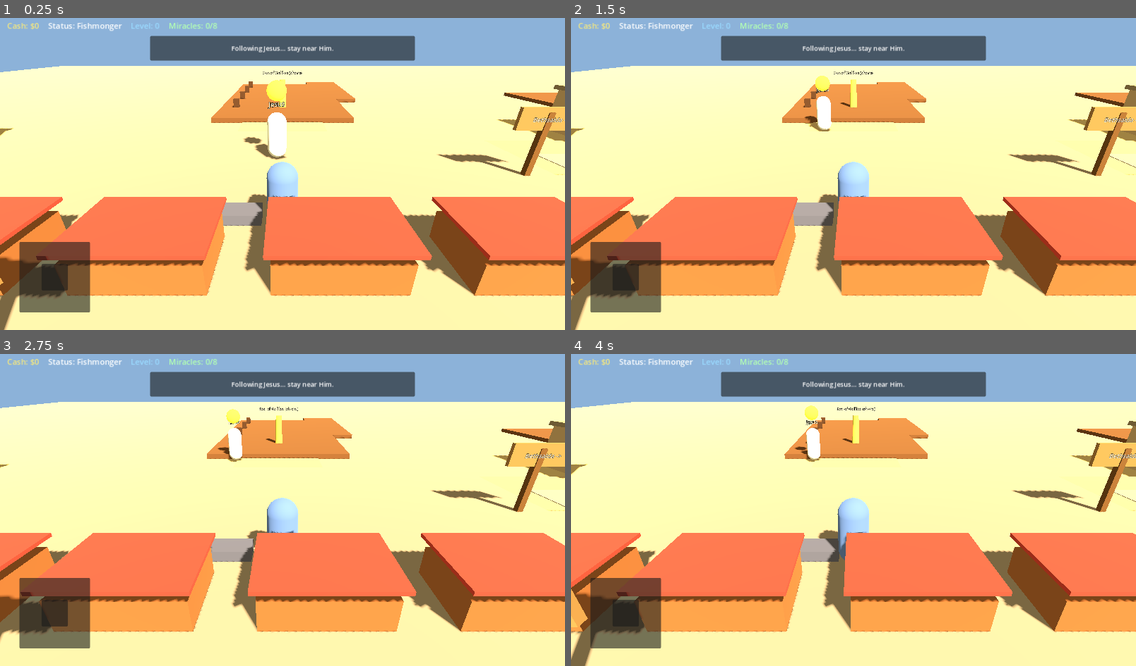
Above: before the commit, frames 1-4 (two rows, left to right).
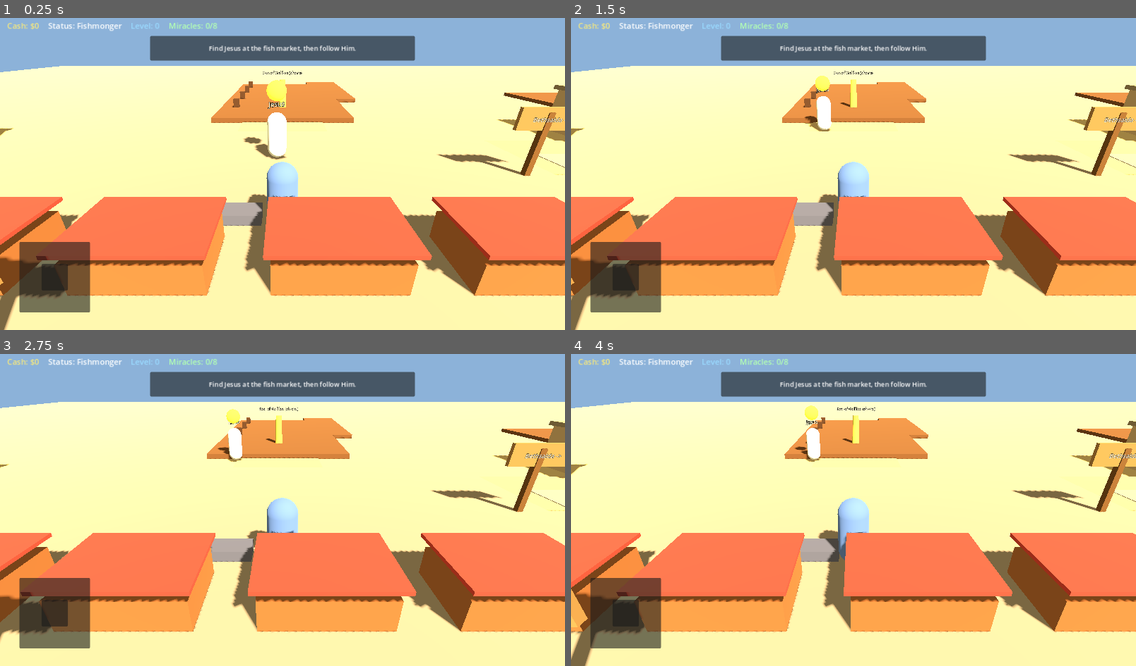
Above: after the commit, the same moments.

Repository: 3lshadai-ux/Infidel-Crusader
Game: Godot game, scene res://scenes/main.tscn
Same seed, same stepped clock (60 frames per second), same inputs: the game is played once before the commit and once after it.
Inputs (mouse positions are in pixels of both pictures, inside the frame that each line leads up to):
- Up to frame 1 (0.25 s): no input
- Up to frame 2 (1.5 s): tap Enter at 0.5 s; drag from (627, 276) to (910, 102) at 0.52 s; drag from (740, 186) to (825, 236) at 1.27 s
- Up to frame 3 (2.75 s): move the mouse to (339, 438) at 2.02 s; hold D (move_right) from 2.03 s (still down); hold E (interact) from 2.03 s (still down); tap J at 2.3 s
- Up to frame 4 (4 s): release D (move_right) at 2.75 s; release E (interact) at 2.75 s; drag from (825, 572) to (684, 460) at 2.77 s; tap Space at 3.5 s; move the mouse to (1023, 553) at 3.52 s; hold A (move_left) from 3.53 s (still down); hold E (interact) from 3.53 s (still down); tap J at 3.8 s

The runs differ from the first frame. In frame 1, 0.3% of the frame differs, in the area x 37-63%, y 8-12%; in frame 2, 0.3%; in frame 3, 0.3%; in frame 4, 0.3%.
Error after the commit: Invalid assignment of property or key 'visible' with value of type 'bool' on a base object of type 'null instance'. (res://scripts/hud.gd:43)

Commit message:
feat(ui): HUD with clue panel, puzzle dialog, journal, interact button

Diff:
--- a/scripts/hud.gd
+++ b/scripts/hud.gd
@@ -1,5 +1,5 @@
 extends CanvasLayer
-## HUD: cash, status, level, miracles X/N, mission, scripture, major-beat banner.
+## HUD: cash, status, level, miracles, mission, clues, puzzle, journal, scripture.
 
 @onready var cash_label: Label = $Root/TopBar/CashLabel
 @onready var status_label: Label = $Root/TopBar/StatusLabel
@@ -17,12 +17,33 @@
 @onready var major_panel: PanelContainer = $Root/MajorBeatPanel
 @onready var major_label: Label = $Root/MajorBeatPanel/MajorLabel
 @onready var joystick: Control = $Root/VirtualJoystick
+@onready var clue_panel: PanelContainer = $Root/CluePanel
+@onready var clue_label: RichTextLabel = $Root/CluePanel/Margin/ClueLabel
+@onready var puzzle_panel: PanelContainer = $Root/PuzzlePanel
+@onready var puzzle_prompt: Label = $Root/PuzzlePanel/VBox/PromptLabel
+@onready var puzzle_input: LineEdit = $Root/PuzzlePanel/VBox/AnswerInput
+@onready var puzzle_hint: Label = $Root/PuzzlePanel/VBox/HintLabel
+@onready var puzzle_feedback: Label = $Root/PuzzlePanel/VBox/FeedbackLabel
+@onready var puzzle_submit: Button = $Root/PuzzlePanel/VBox/ButtonRow/SubmitButton
+@onready var puzzle_close: Button = $Root/PuzzlePanel/VBox/ButtonRow/CloseButton
+@onready var journal_panel: PanelContainer = $Root/JournalPanel
+@onready var journal_text: RichTextLabel = $Root/JournalPanel/Margin/VBox/JournalText
+@onready var journal_btn: Button = $Root/BottomBar/JournalButton
+@onready var interact_btn: Button = $Root/BottomBar/InteractButton
+@onready var hint_label: Label = $Root/HintLabel
+
+var _puzzle_miracle_id: String = ""
+var _scripture_timer: SceneTreeTimer = null
 
 func _ready() -> void:
 	complete_panel.visible = false
 	levelup_panel.visible = false
 	scripture_panel.visible = false
 	major_panel.visible = false
+	clue_panel.visible = false
+	puzzle_panel.visible = false
+	journal_panel.visible = false
+	hint_label.visible = false
 	_refresh_cash(GameState.cash)
 	_refresh_status(GameState.player_status)
 	_refresh_level(GameState.player_level)
@@ -37,8 +58,38 @@
 	GameState.level_up.connect(_on_level_up)
 	GameState.scripture_presented.connect(_on_scripture)
 	GameState.major_beat_presented.connect(_on_major_beat)
+	GameState.clue_revealed.connect(_on_clue_revealed)
+	GameState.journal_changed.connect(_refresh_journal)
+	GameState.puzzle_opened.connect(_on_puzzle_opened_signal)
 	if joystick.has_signal("direction_changed"):
 		joystick.direction_changed.connect(_on_joystick)
+	journal_btn.pressed.connect(_toggle_journal)
+	interact_btn.pressed.connect(_on_interact_pressed)
+	puzzle_submit.pressed.connect(_on_puzzle_submit)
+	puzzle_close.pressed.connect(func(): puzzle_panel.visible = false)
+	puzzle_input.text_submitted.connect(func(_t): _on_puzzle_submit())
+	var close_j: Button = $Root/JournalPanel/Margin/VBox/CloseJournal
+	close_j.pressed.connect(func(): journal_panel.visible = false)
+	_connect_encounter()
+	_refresh_journal()
+
+func _connect_encounter() -> void:
+	await get_tree().process_frame
+	var enc := get_tree().get_first_node_in_group("miracle_encounter")
+	if enc == null:
+		return
+	if enc.has_signal("request_puzzle_ui"):
+		enc.request_puzzle_ui.connect(_open_puzzle)
+	if enc.has_signal("request_clue_ui"):
+		enc.request_clue_ui.connect(_show_clues)
+	if enc.has_signal("request_interact_hint"):
+		enc.request_interact_hint.connect(_show_hint)
+	if enc.has_signal("clear_interact_hint"):
+		enc.clear_interact_hint.connect(_hide_hint)
+	if enc.has_signal("fill_jars_progress"):
+		enc.fill_jars_progress.connect(_on_jars_progress)
+	if enc.has_signal("watch_progress"):
+		enc.watch_progress.connect(_on_watch_progress)
 
 func _refresh_cash(amount: int) -> void:
 	cash_label.text = "Cash: $%d" % amount
@@ -60,24 +111,107 @@
 	complete_title.text = title
 	complete_body.text = "Witnessed.\n(+ $%d)" % reward
 	get_tree().create_timer(3.5).timeout.connect(func(): complete_panel.visible = false)
+	puzzle_panel.visible = false
+	_refresh_journal()
 
 func _on_level_up(new_level: int, title: String) -> void:
 	levelup_panel.visible = true
-	levelup_label.text = "LEVEL UP — %d\n%s" % [new_level, title]
-	get_tree().create_timer(3.0).timeout.connect(func(): levelup_panel.visible = false)
+	levelup_label.text = "* LEVEL UP - %d *\nNew title: %s\nNext clue unlocked" % [new_level, title]
+	get_tree().create_timer(4.0).timeout.connect(func(): levelup_panel.visible = false)
 
 func _on_scripture(reference: String, quote: String) -> void:
 	scripture_panel.visible = true
 	scripture_ref.text = reference
 	scripture_quote.text = "\"%s\"" % quote
-	get_tree().create_timer(8.0).timeout.connect(func(): scripture_panel.visible = false)
+	get_tree().create_timer(10.0).timeout.connect(func(): scripture_panel.visible = false)
 
 func _on_major_beat(_beat_id: String, beat_name: String) -> void:
 	major_panel.visible = true
-	major_label.text = "★ MAJOR STORY BEAT ★\n%s" % beat_name
+	major_label.text = "* MAJOR STORY BEAT *\n%s" % beat_name
 	get_tree().create_timer(5.0).timeout.connect(func(): major_panel.visible = false)
+
+func _on_clue_revealed(_miracle_id: String, clue_index: int, clue_text: String) -> void:
+	clue_panel.visible = true
+	clue_label.text = "[b]Clue %d[/b]\n%s" % [clue_index + 1, clue_text]
+	get_tree().create_timer(5.0).timeout.connect(func(): clue_panel.visible = false)
+	_refresh_journal()
+
+func _show_clues(miracle_id: String, clues: PackedStringArray) -> void:
+	clue_panel.visible = true
+	var lines := "[b]Journal clues - %s[/b]\n" % miracle_id
+	for i in range(clues.size()):
+		lines += "* %s\n" % clues[i]
+	clue_label.text = lines
+	get_tree().create_timer(6.0).timeout.connect(func(): clue_panel.visible = false)
+
+func _on_puzzle_opened_signal(miracle_id: String, puzzle: Dictionary) -> void:
+	_open_puzzle(miracle_id, puzzle)
+
+func _open_puzzle(miracle_id: String, puzzle: Dictionary) -> void:
+	var ptype: String = str(puzzle.get("type", "riddle"))
+	if ptype in ["arrive", "keep_watch"]:
+		return
+	_puzzle_miracle_id = miracle_id
+	puzzle_panel.visible = true
+	puzzle_prompt.text = str(puzzle.get("prompt", "Solve the puzzle."))
+	puzzle_hint.text = "Hint: %s" % str(puzzle.get("hint", ""))
+	puzzle_feedback.text = ""
+	puzzle_input.text = ""
+	puzzle_input.grab_focus()
+
+func _on_puzzle_submit() -> void:
+	if _puzzle_miracle_id.is_empty():
+		return
+	var answer := puzzle_input.text
+	var enc := get_tree().get_first_node_in_group("miracle_encounter")
+	var ok := false
+	if enc and enc.has_method("submit_answer"):
+		ok = enc.submit_answer(_puzzle_miracle_id, answer)
+	else:
+		ok = GameState.submit_puzzle_answer(_puzzle_miracle_id, answer)
+	if ok:
+		puzzle_feedback.text = "Correct - the way is open."
+		puzzle_feedback.add_theme_color_override("font_color", Color(0.5, 1.0, 0.55))
+		get_tree().create_timer(1.2).timeout.connect(func(): puzzle_panel.visible = false)
+	else:
+		puzzle_feedback.text = "Not yet - search the scriptures and try again."
+		puzzle_feedback.add_theme_color_override("font_color", Color(1.0, 0.55, 0.45))
+
+func _toggle_journal() -> void:
+	journal_panel.visible = not journal_panel.visible
+	if journal_panel.visible:
+		_refresh_journal()
+
+func _refresh_journal() -> void:
+	if journal_text:
+		journal_text.text = MiracleJournal.journal_text(GameState.get_journal_entries())
+
+func _on_interact_pressed() -> void:
+	var enc := get_tree().get_first_node_in_group("miracle_encounter")
+	if enc and enc.has_method("try_interact"):
+		enc.try_interact()
+
+func _show_hint(text: String) -> void:
+	hint_label.visible = true
+	hint_label.text = text
+
+func _hide_hint() -> void:
+	hint_label.visible = false
+
+func _on_jars_progress(filled: int, total: int) -> void:
+	_show_hint("Waterpots filled: %d / %d" % [filled, total])
+
+func _on_watch_progress(elapsed: float, required: float) -> void:
+	_show_hint("Keep watch... %.0f / %.0f s" % [elapsed, required])
 
 func _on_joystick(dir: Vector2) -> void:
 	var player := get_tree().get_first_node_in_group("player")
 	if player and player.has_method("set_joystick"):
 		player.set_joystick(dir)
+
+func _unhandled_input(event: InputEvent) -> void:
+	if event.is_action_pressed("interact"):
+		pass
+	if event is InputEventKey and event.pressed and not event.echo:
+		if event.keycode == KEY_J:
+			_toggle_journal()
